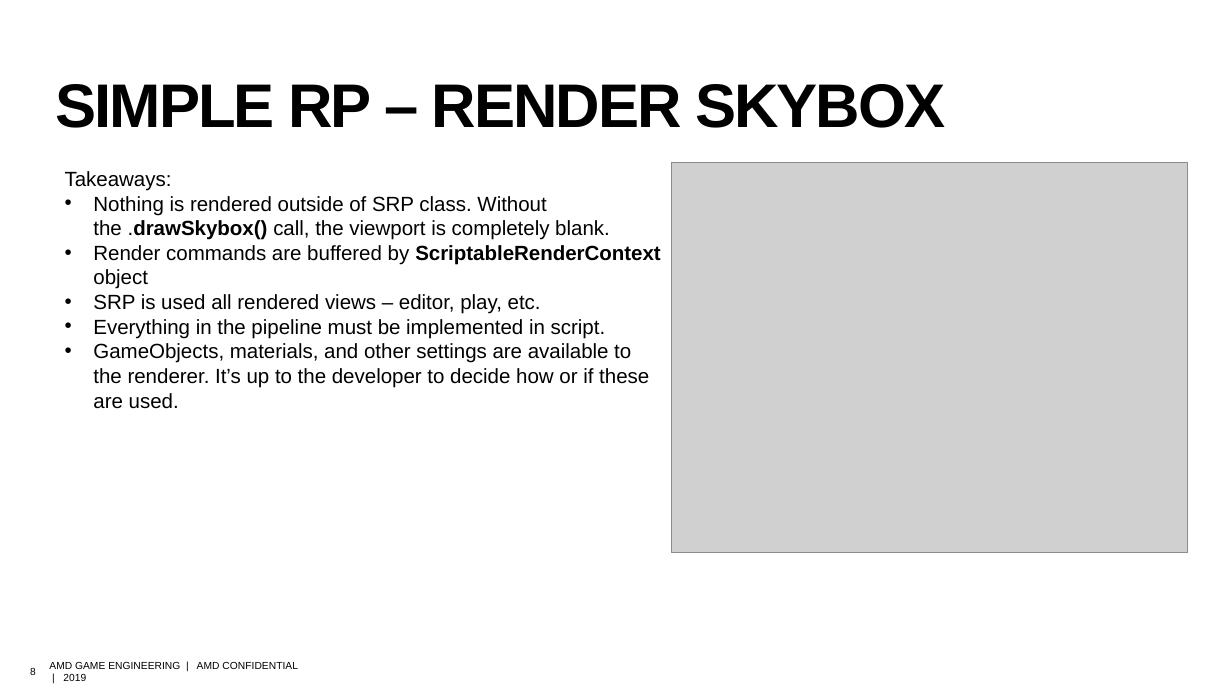
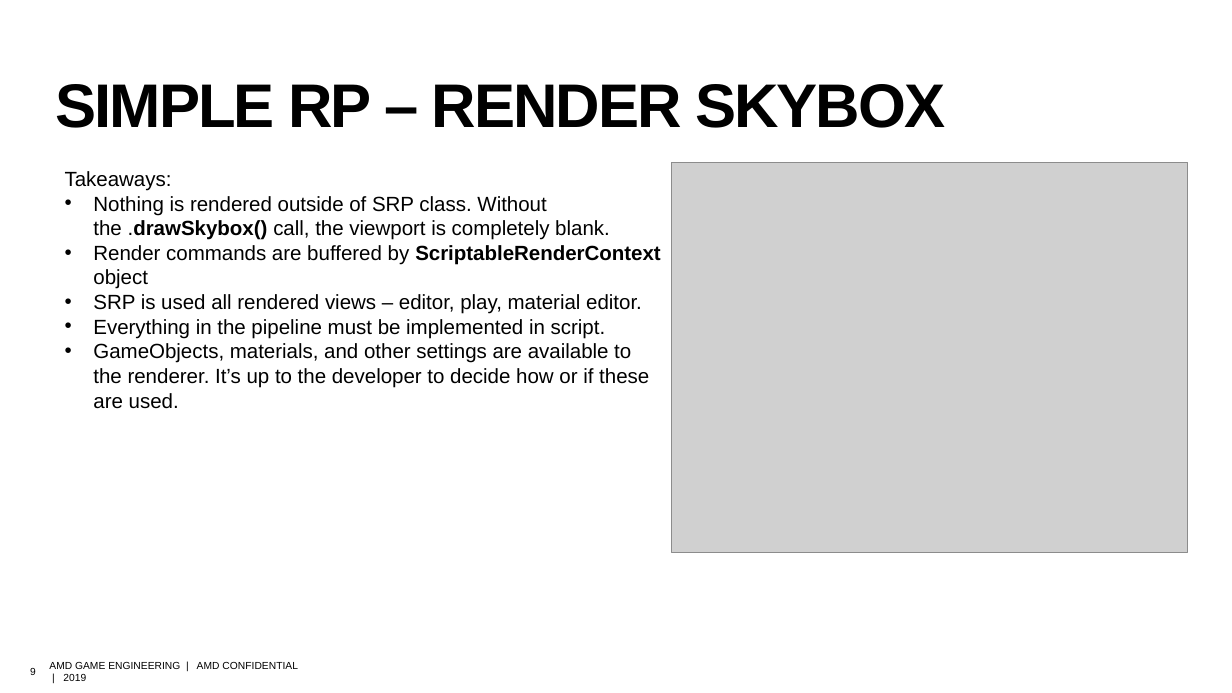
Before and after one commit to david-lively/CustomSRP, a slide deck: slide 9 of HDRP.pptx (slide 8 before the commit). Drawn at 1232x693 pixels with LibreOffice and Linux fonts; fonts in the diff are those of the drawing; grey boxes stand for pictures; background and template pictures are left out. Boxes give left, top, right and bottom in pixels: in the first picture for what was removed or moved away, otherwise in the second. Text is boxed around its words. In the diff, an @@ line names an element or a change of style, - is before the commit and + after.

```diff
--- a/HDRP.pptx
+++ b/HDRP.pptx
@@ text at bbox=[93, 294, 642, 314]: text changed @@
-• SRP is used all rendered views – editor, play, etc.
+• SRP is used all rendered views – editor, play, material editor.
```
Also in this commit, not shown: 5 other slides changed, 4 slides added, 2 other files.
